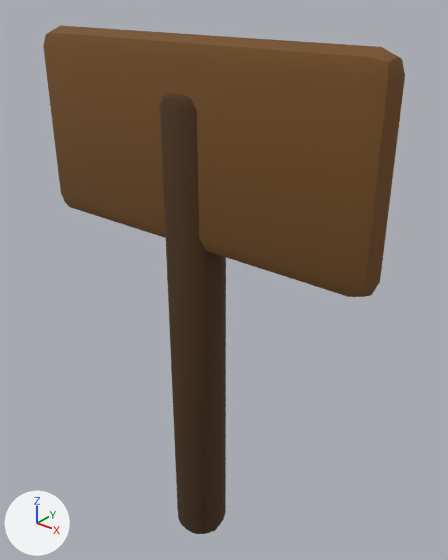
Renders of the glTF model assets/3d/final/prop_sign.glb from each side of a commit.
Both versions are drawn from a camera (50 mm lens) standing at (0.579, -0.656, 0.935) and looking at (0.014, 0.051, 0.497). Lighting does not change. The marker at lower left points along +X, +Y and +Z. The older version comes first.

The first picture shows 'sign_board', 'sign_pole'.
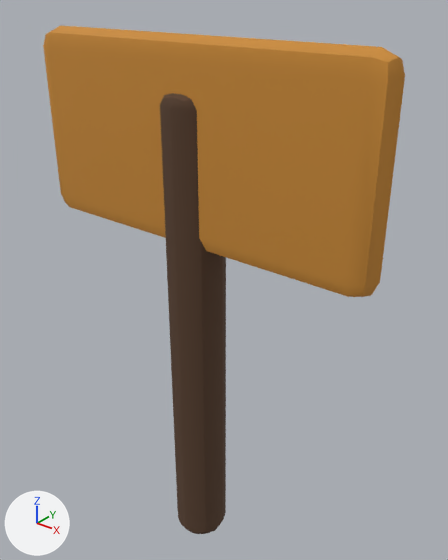
Location of each change, [x1, y1, x2, y2] in pixels of the pictures (448 x 560 px):
'sign_board', recoloured (brown to orange)
    both: [43, 26, 405, 297]

Patch to the scene script:
```diff
--- a/assets/3d/final/prop_sign.glb.py
+++ b/assets/3d/final/prop_sign.glb.py
@@ mat_wood @@
 mat_wood = principled_material('wood')
-mat_wood.base_color = (0.181, 0.0802, 0.0194)  # brown #765026
+mat_wood.base_color = (0.584, 0.254, 0.0369)  # orange #c98a36
 mat_wood.roughness = 0.93
```
